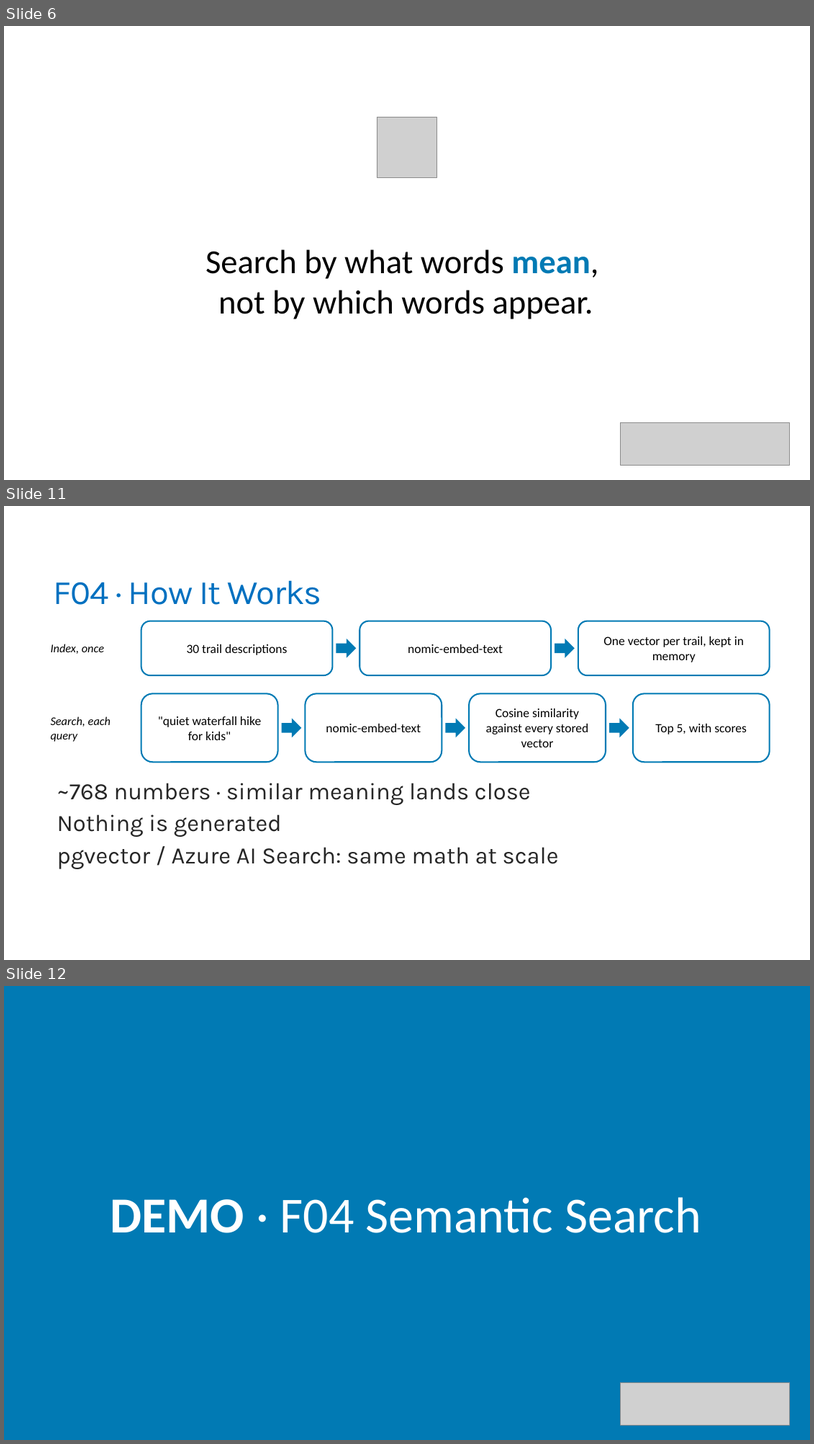
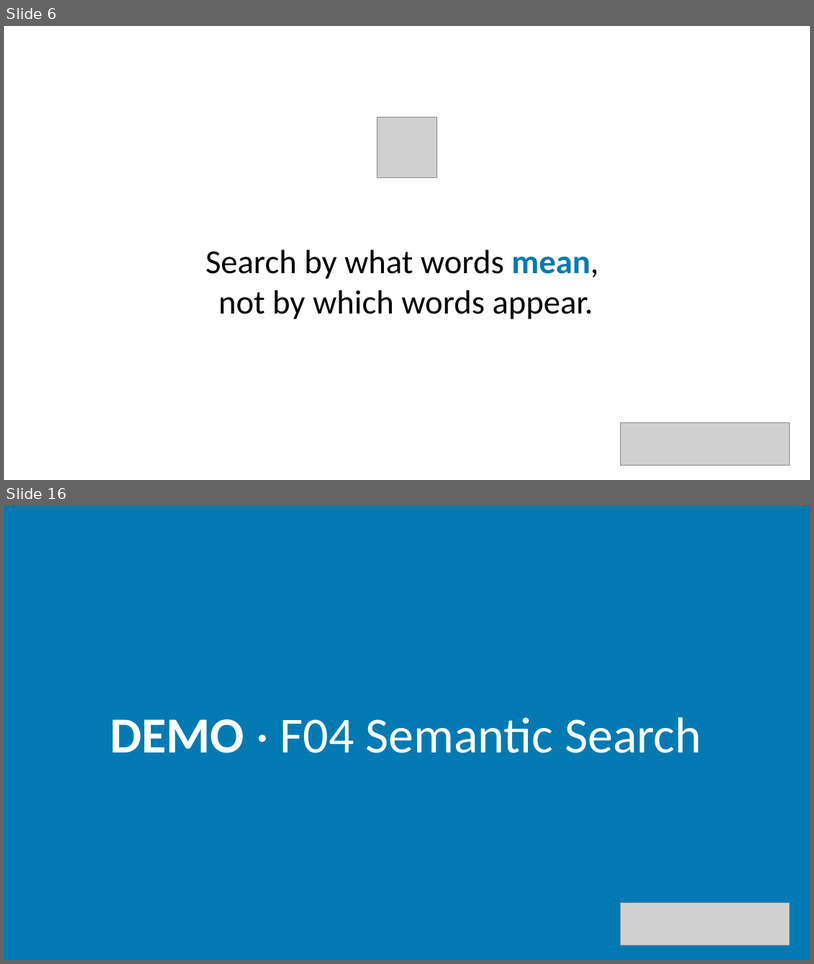
Before and after one commit to trailheadtechnology/10-ai-features-workshop, a slide deck: modules/M2-finding/M2-finding.pptx. Shown one above the other, each under a label of ours: slides 6, 11 and 12 before the commit, slides 6 and 16 after it; the slides between them are not shown. The pictures are 814x1444 and 814x964 pixels, drawn with LibreOffice and Linux fonts; fonts in the diff are those of the drawing; grey boxes stand for pictures. Boxes give left, top, right and bottom in pixels: in the first picture for what was removed or moved away, otherwise in the second. Text is boxed around its words. In the diff, an @@ line names an element or a change of style, - is before the commit and + after.

```diff
--- a/modules/M2-finding/M2-finding.pptx
+++ b/modules/M2-finding/M2-finding.pptx
@@ slide 11 removed at <box>4,506,810,960</box>, background #FFFFFF @@
@@ title removed at <box>54,580,322,605</box> @@
-F04 · How It Works
@@ rounded rectangle removed at <box>142,621,332,675</box> @@
-30 trail descriptions
@@ rounded rectangle removed at <box>360,621,551,675</box> @@
-nomic-embed-text
@@ rounded rectangle removed at <box>579,621,770,675</box> @@
-One vector per trail, kept in memory
@@ text removed at <box>51,644,104,654</box> @@
-Index, once
@@ right arrow removed at <box>336,638,356,658</box> @@
@@ right arrow removed at <box>555,638,575,658</box> @@
@@ rounded rectangle removed at <box>142,693,278,762</box> @@
-"quiet waterfall hike for kids"
@@ rounded rectangle removed at <box>305,693,442,762</box> @@
-nomic-embed-text
@@ rounded rectangle removed at <box>469,693,606,762</box> @@
-Cosine similarity against every stored vector
@@ rounded rectangle removed at <box>633,693,770,762</box> @@
-Top 5, with scores
@@ text removed at <box>51,716,111,741</box> @@
-Search, each query
@@ right arrow removed at <box>282,718,301,737</box> @@
@@ right arrow removed at <box>445,718,466,737</box> @@
@@ right arrow removed at <box>610,718,630,737</box> @@
@@ text removed at <box>57,782,559,869</box> @@
-  ~768 numbers · similar meaning lands close
-  Nothing is generated
-  pgvector / Azure AI Search: same math at scale
@@ what was slide 12 is now slide 16 @@
```
Also in this commit, not shown: 3 slides changed, 18 slides added, 6 other slides removed, 3 other files.
